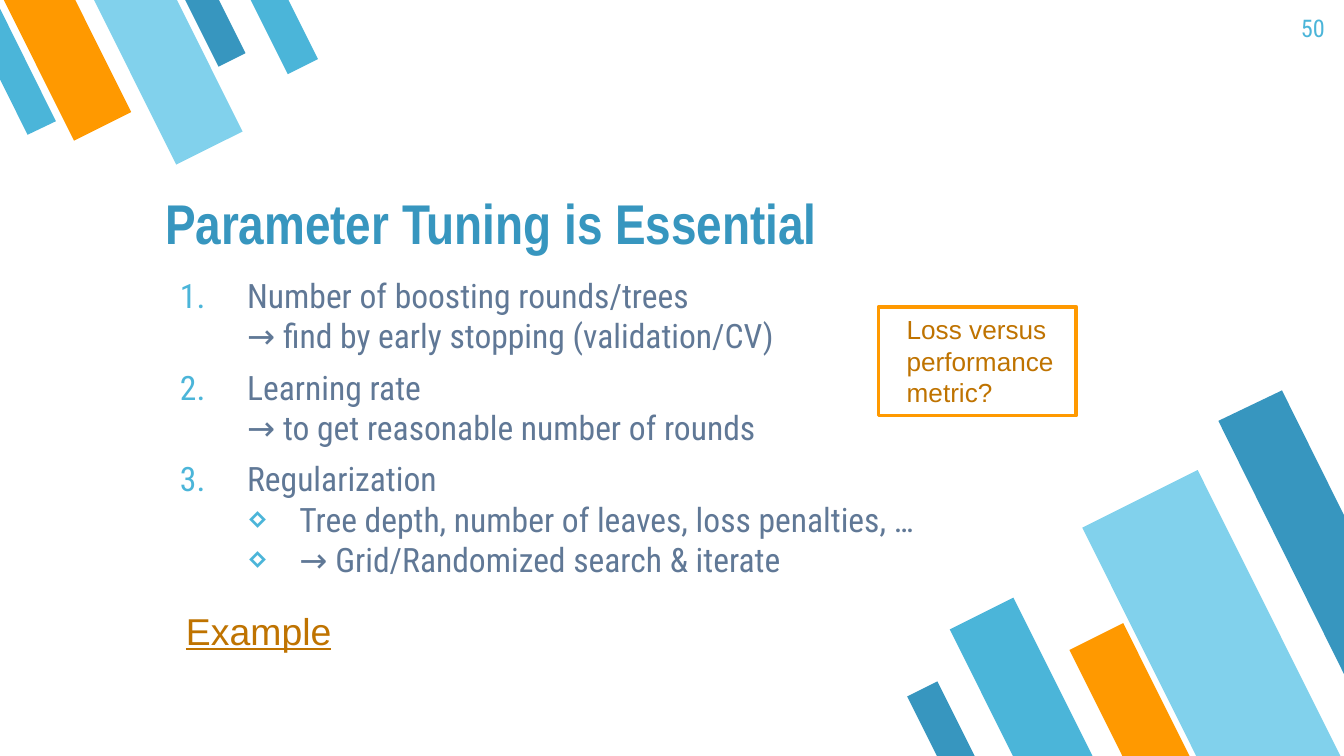
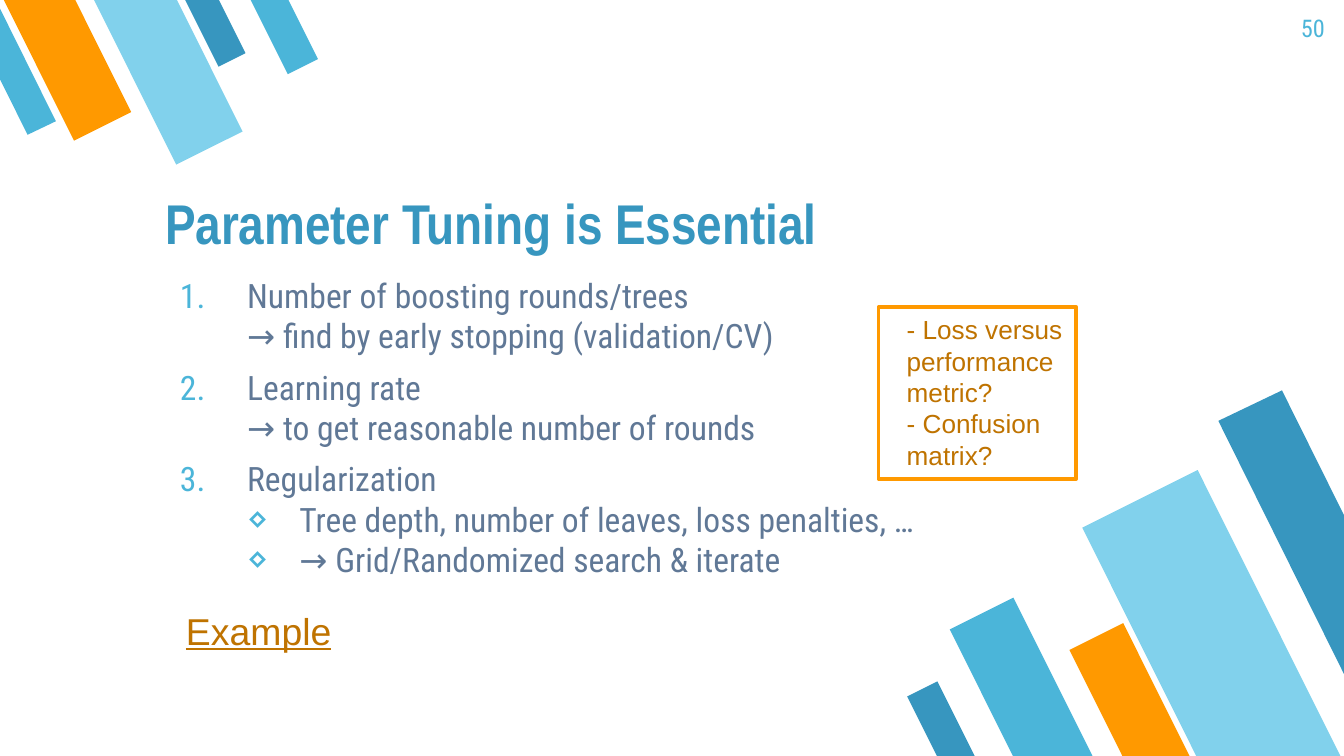
Before and after one commit to mayer79/ml_lecture, a slide deck: slide 50 of slides/ML_Lecture.pptx. Drawn at 1344x756 pixels with LibreOffice and Linux fonts; fonts in the diff are those of the drawing. Boxes give left, top, right and bottom in pixels: in the first picture for what was removed or moved away, otherwise in the second. Text is boxed around its words. In the diff, an @@ line names an element or a change of style, - is before the commit and + after.

Commit message:
added link to wiki for confusion matrix and related stuff

```diff
--- a/slides/ML_Lecture.pptx
+++ b/slides/ML_Lecture.pptx
@@ rectangle "- Loss versus performance metric?": place and size @@
-rectangle "- Loss versus performance metric?" at (879, 306, 1077, 415)
+rectangle "- Loss versus performance metric?" at (879, 306, 1077, 478)
@@ text in rectangle at (907, 321, 1062, 466): text changed @@
-Loss versus performance metric?
+- Loss versus performance metric?
+- Confusion matrix?
```
Also in this commit, not shown: 2 other files.
